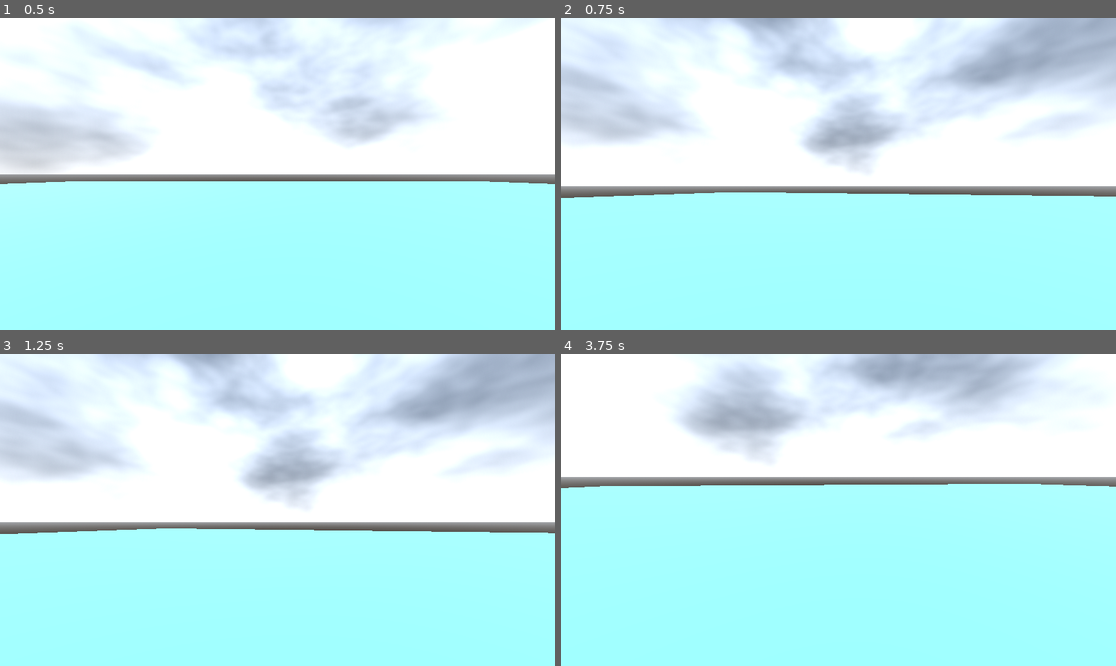
Above: before the commit, frames 1-4 (two rows, left to right).
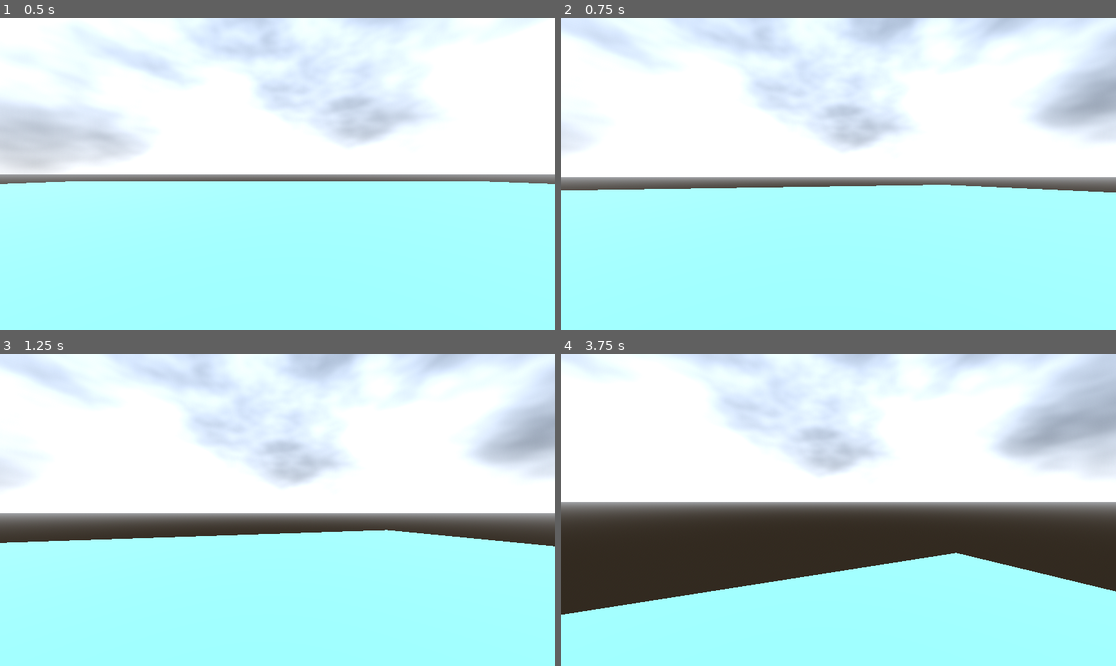
Above: after the commit, the same moments.

Repository: 1Magz1/FPS-Starter-Kit
Game: Godot game, scene res://Levels/General/general.tscn
The game is run twice, just before and just after one commit, with the same random seed, the same clock (stepped at 60 frames per second) and the same inputs.
Inputs (mouse positions are in pixels of both pictures, inside the frame that each line leads up to):
- Up to frame 1 (0.5 s): no input
- Up to frame 2 (0.75 s): tap Enter at 0.5 s; move the mouse to (866, 174) at 0.52 s; hold W (move_forward) from 0.53 s (still down); tap Space (jump) at 0.6 s
- Up to frame 3 (1.25 s): keep holding W (move_forward); tap Space (jump) at 0.77, 1.07 s
- Up to frame 4 (3.75 s): keep holding W (move_forward); move the mouse to (810, 510) at 1.27 s; tap Space (jump) at 1.35, 1.52, 1.82, 2.1, 2.85, 3.02, 3.32, 3.6 s; move the mouse to (849, 503) at 2.02 s; move the mouse to (832, 516) at 2.77 s; move the mouse to (877, 513) at 3.52 s

Frame 1 is identical in both runs. In frame 2, 26% of the frame differs, in the area x 0-100%, y 0-58%; in frame 3, 28%; in frame 4, 50%, in the area x 0-100%, y 0-84%.

Commit message:
main
add jump func for player

Diff:
--- a/Objects/Player/player.gd
+++ b/Objects/Player/player.gd
@@ -1,19 +1,22 @@
 extends CharacterBody3D
 
 @export var SPEED = 5
-@export var SENSITIVITY = 0.02
+@export var SENSITIVITY = 0.005
+@export var JUMP_VELOCITY = 4.5
+@export var DOUBLE_JUMP_TRESHOLD = 0.65
+@export var DOUBLE_JUMP_ACC = 1.3
 
 @onready var head = $Head
 @onready var camera = $Head/Camera
 
-var movement_velocity: Vector3
-var gravity := 0.0
+var gravity = ProjectSettings.get_setting("physics/3d/default_gravity")
 
 func _ready():
 	Input.mouse_mode = Input.MOUSE_MODE_CAPTURED
 
-func _physics_process(_delta):
-	handle_move()
+func _physics_process(delta):
+	handle_jump(delta)
+	handle_movement()
 	move_and_slide()
 
 func _unhandled_input(event):
@@ -21,13 +24,20 @@
 		head.rotate_y(-event.relative.x * SENSITIVITY)
 
 		camera.rotate_x(-event.relative.y * SENSITIVITY)
-		camera.rotation.x = clamp(camera.rotation.x, deg_to_rad(-50), deg_to_rad(70))
+		camera.rotation.x = clamp(camera.rotation.x, deg_to_rad(-60), deg_to_rad(80))
 
-
-func handle_move():
+func handle_movement():
 	var input := Input.get_vector("move_left", "move_right", "move_forward", "move_back")
 
 	var direction = (head.transform.basis * Vector3(input.x, 0 , input.y)).normalized()
 
 	velocity.x = direction.x * SPEED
 	velocity.z = direction.z * SPEED
+
+func handle_jump(delta):
+	if Input.is_action_just_pressed("jump") and is_on_floor():
+		velocity.y = JUMP_VELOCITY
+	elif Input.is_action_just_pressed("jump") and velocity.y >= JUMP_VELOCITY * DOUBLE_JUMP_TRESHOLD:
+		velocity.y = JUMP_VELOCITY * DOUBLE_JUMP_ACC
+	elif not is_on_floor():
+		velocity.y -= JUMP_VELOCITY * delta
